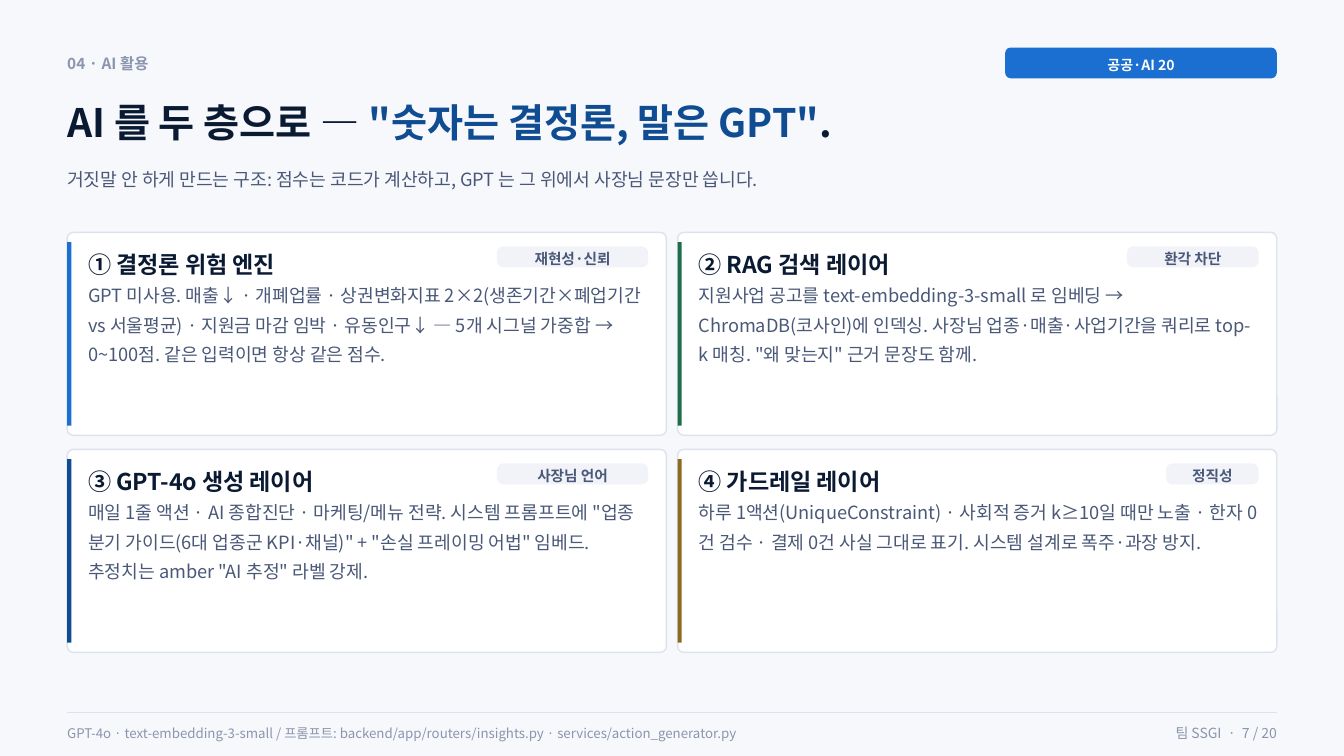
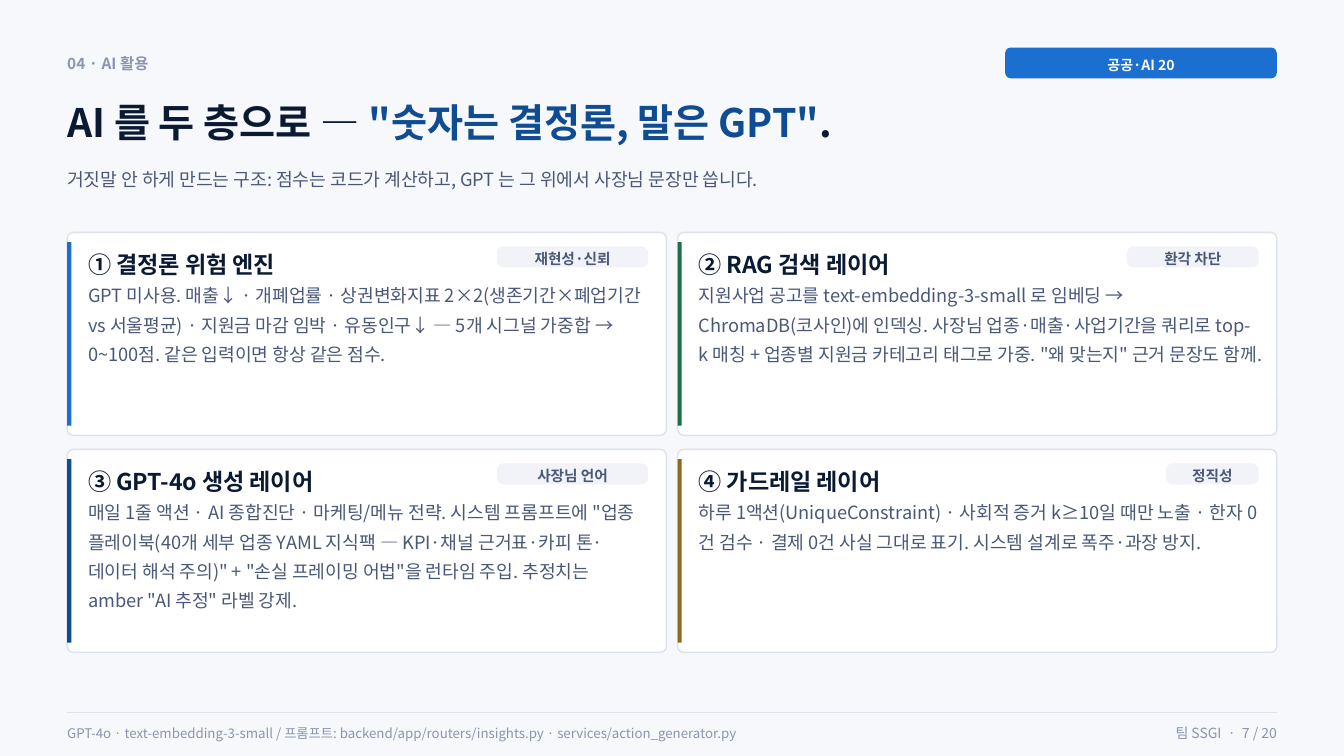
Before and after one commit to Tok-Baro/SSGI_AI_Coach, a slide deck: slide 7 of SSGI_상세기획서_심사위원용.pptx. Drawn at 1344x756 pixels with LibreOffice and Linux fonts; fonts in the diff are those of the drawing. Boxes give left, top, right and bottom in pixels: in the first picture for what was removed or moved away, otherwise in the second. Text is boxed around its words. In the diff, an @@ line names an element or a change of style, - is before the commit and + after.

```diff
--- a/SSGI_상세기획서_심사위원용.pptx
+++ b/SSGI_상세기획서_심사위원용.pptx
@@ text at bbox=[699, 287, 1262, 363]: text changed @@
-지원사업 공고를 text-embedding-3-small 로 임베딩 → ChromaDB(코사인)에 인덱싱. 사장님 업종·매출·사업기간을 쿼리로 top-k 매칭. "왜 맞는지" 근거 문장도 함께.
+지원사업 공고를 text-embedding-3-small 로 임베딩 → ChromaDB(코사인)에 인덱싱. 사장님 업종·매출·사업기간을 쿼리로 top-k 매칭 + 업종별 지원금 카테고리 태그로 가중. "왜 맞는지" 근거 문장도 함께.
@@ text at bbox=[88, 504, 635, 609]: text changed @@
-매일 1줄 액션 · AI 종합진단 · 마케팅/메뉴 전략. 시스템 프롬프트에 "업종 분기 가이드(6대 업종군 KPI·채널)" + "손실 프레이밍 어법" 임베드. 추정치는 amber "AI 추정" 라벨 강제.
+매일 1줄 액션 · AI 종합진단 · 마케팅/메뉴 전략. 시스템 프롬프트에 "업종 플레이북(40개 세부 업종 YAML 지식팩 — KPI·채널 근거표·카피 톤·데이터 해석 주의)" + "손실 프레이밍 어법"을 런타임 주입. 추정치는 amber "AI 추정" 라벨 강제.
```
Also in this commit, not shown: 8 other slides changed, 1 other file.
